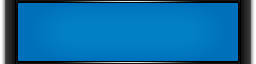
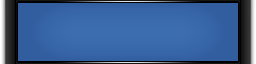
Two versions of the same layered image (256 x 64). Layer-by-layer changes:
added layer "focus copy" above "focus" over [18, 3, 238, 61]
hid "focus" over [18, 3, 238, 61]
